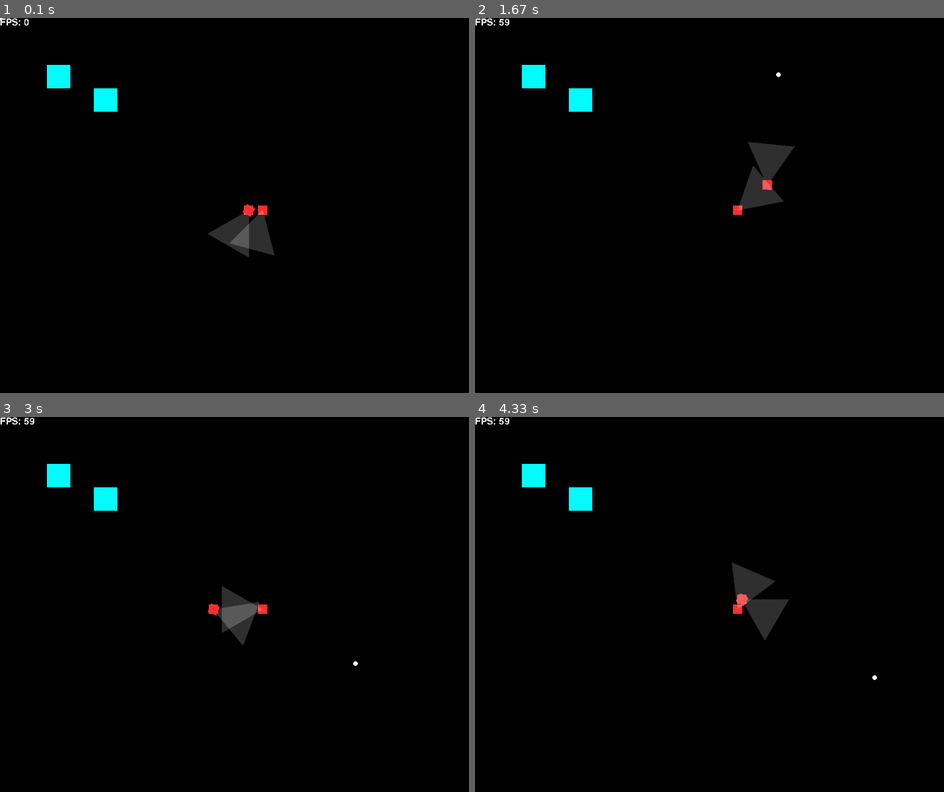
Above: before the commit, frames 1-4 (two rows, left to right).
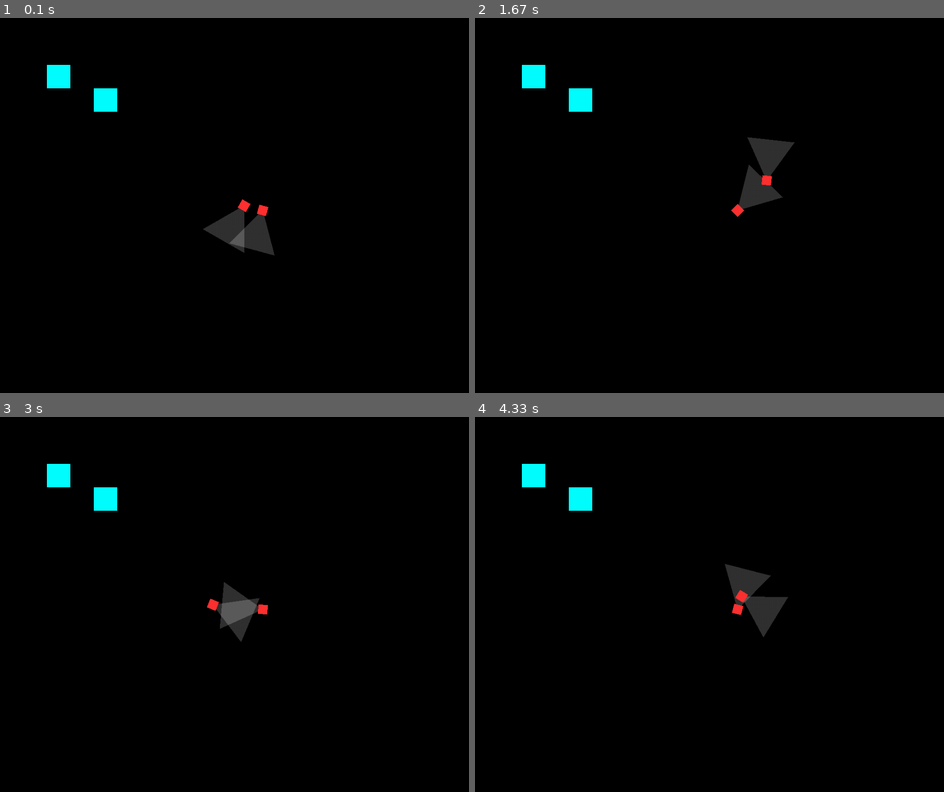
Above: after the commit, the same moments.

Repository: slalomsquid/2DShooter
Game: pygame game, started from main.py
Two runs of this game, one before a commit and one after it. Both use one fixed random seed, a clock stepped at 60 frames per second and the inputs below.
Inputs (mouse positions are in pixels of both pictures, inside the frame that each line leads up to):
- Up to frame 1 (0.1 s): no input
- Up to frame 2 (1.67 s): hold Right 0.33-0.8 s; move the mouse to (690, 220) at 0.37 s; hold Up 0.83-1.13 s; move the mouse to (596, 209) at 0.87 s; hold Right 1.17-1.63 s; move the mouse to (779, 74) at 1.2 s
- Up to frame 3 (3 s): hold Left 1.67-2.2 s; move the mouse to (243, 477) at 1.7 s; hold Down 2.23-2.53 s; move the mouse to (239, 645) at 2.27 s; hold Left 2.57-2.97 s; move the mouse to (356, 664) at 2.6 s
- Up to frame 4 (4.33 s): hold Up 3-3.37 s; move the mouse to (831, 570) at 3.03 s; hold Right 3.4-4.03 s; move the mouse to (878, 574) at 3.43 s; hold Down from 4.07 s (still down); move the mouse to (873, 675) at 4.1 s

The runs differ from the first frame. In frame 1, 0.5% of the frame differs, in the area x 0-58%, y 0-64%; in frame 2, 0.5%, in the area x 0-69%, y 0-54%; in frame 3, 0.5%; in frame 4, 0.5%.

Commit message:
Render refactor
removed draw function in main loop in preference of individual draw calls, added walrus statements (:=) to check if surface exists

Diff:
--- /dev/null
+++ b/block.py
@@ -0,0 +1,21 @@
+from pygameUtils import *
+import constants
+
+class Block():
+    def __init__(self, x, y, size_x, size_y, color=(0, 255, 255), texture=None):
+        super().__init__()
+        self.rect = pygame.Rect(x, y, size_x, size_y)
+        self.size_x = size_x
+        self.size_y = size_y
+        self.color = color
+        self.texture = texture
+
+    def draw(self, offset_x, offset_y):
+
+        surface = pygame.Surface((constants.WIDTH, constants.HEIGHT), pygame.SRCALPHA)
+
+        draw_rect = pygame.Rect(self.rect.x - offset_x, self.rect.y - offset_y, self.rect.width, self.rect.height)
+
+        pygame.draw.rect(surface, self.color, draw_rect)
+
+        return surface
--- a/bullet.py
+++ b/bullet.py
@@ -5,35 +5,35 @@
     def __init__(self, x, y, rotation, radius, color=(255, 255, 0), texture=None, velocity=300):
         super().__init__()
         self.rect = pygame.Rect(x, y, radius * 2, radius * 2)
-        self.x = self.rect.centerx
-        self.y = self.rect.centery
+        self.rect.center = (x, y)
+        self.x = x
+        self.y = y
         self.radius = radius
         self.color = color
         self.texture = texture
-        self.speed = velocity
+        self.velocity = velocity
         self.rotation = rotation
-        self.alive = True
 
-    def update_pos(self, rectangle_dictionary, delta_time):
-        self.x, self.y = move_at_angle(np.array([self.x, self.y]), self.rotation, self.speed * delta_time)
+    def process(self, delta_time):
+        self.x, self.y = move_at_angle(np.array([self.x, self.y]), self.rotation, self.velocity * delta_time)
         self.rect.center = (self.x, self.y)
         # Use 1 to invert the values because rect cannot be hashed but object can
-        hit_rect = self.rect.collidedict(rectangle_dictionary, 1)
-        if hit_rect:
-                # hit_rect[1] is the rect, hit_rect[0] is the object
-                self.alive = False
-                hit_object = hit_rect[0]
-                hit_method = getattr(hit_object, "hit", None)
-                if hit_method and callable(hit_method):
-                    hit_method(self.velocity)
-    def draw(self, offset_x, offset_y, screen):
-        draw_rect = pygame.Rect(
-        self.rect.x - offset_x,
-        self.rect.y - offset_y,
-        self.rect.width,
-        self.rect.height
-    )
-        pygame.draw.rect(screen, self.color, draw_rect)
+        # hit_rect = self.rect.collidedict(rectangle_dictionary, 1)
+        # if hit_rect:
+        #         # hit_rect[1] is the rect, hit_rect[0] is the object
+        #         self.alive = False
+        #         hit_object = hit_rect[0]
+        #         hit_method = getattr(hit_object, "hit", None)
+        #         if hit_method and callable(hit_method):
+        #             hit_method(self.velocity)
+
+    def draw(self, offset_x, offset_y):
+
+        surface = pygame.Surface((constants.WIDTH, constants.HEIGHT), pygame.SRCALPHA)
+
+        pygame.draw.circle(surface, self.color, (self.x - offset_x, self.y - offset_y), self.radius)
+
+        return surface
 
 if __name__ == "__main__":
     print("This is a utility file, not meant to be run directly")
--- a/enemy.py
+++ b/enemy.py
@@ -24,6 +24,15 @@
         self.rotation = move_towards_angle(self.rotation, self.target_rotation, self.max_rotation_speed * delta_time)
         # self.rotation = lerp_angle(self.rotation, self.target_rotation, delta_time*2)
 
+    def hit(self, damage):
+        print("Hit")
+        # self.health -= damage
+        # if self.health <= 0:
+        #     # Handle enemy death (e.g., remove from game, play animation, etc.)
+        #     pass
+
+    def draw(self, offset_x, offset_y):
+
         # Create temporary overlay to allow transparency
         surface = pygame.Surface((constants.WIDTH, constants.HEIGHT), pygame.SRCALPHA)
 
@@ -33,9 +42,10 @@
 
         pygame.draw.polygon(surface, (255, 255, 255, 50), poly)
 
+        draw_rotated_rect(surface, self.color, (self.x - self.size_x//2 - offset_x, self.y - self.size_y//2 - offset_y, self.size_x, self.size_y), self.rotation, (self.x, self.y))
+
         return surface
 
-    def draw(self, screen, offset_x, offset_y):
         draw_rect = pygame.Rect(
         self.rect.x - offset_x,
         self.rect.y - offset_y,
--- a/main.py
+++ b/main.py
@@ -4,6 +4,7 @@
 from player import Player
 from enemy import Enemy
 from bullet import Bullet
+from block import Block
 
 pygame.init()
 clock = pygame.time.Clock()
@@ -11,48 +12,6 @@
 SCREEN = pygame.display.set_mode((constants.WIDTH, constants.HEIGHT))
 pygame.display.set_caption("Platformer Example")
 
-class Block():
-    def __init__(self, x, y, size_x, size_y, color=(0, 255, 255), texture=None):
-        super().__init__()
-        self.rect = pygame.Rect(x, y, size_x, size_y)
-        self.size_x = size_x
-        self.size_y = size_y
-        self.color = color
-        self.texture = texture
-
-    def draw(self, offset_x, offset_y):
-        draw_rect = pygame.Rect(
-        self.rect.x - offset_x,
-        self.rect.y - offset_y,
-        self.rect.width,
-        self.rect.height
-    )
-        pygame.draw.rect(SCREEN, self.color, draw_rect)
-
-
-def draw(player_surface, blocks, enemy_surfaces, mouse_pos, bullets, player, enemies, offset_x, offset_y):
-    SCREEN.fill((0, 0, 0))
-    for block in blocks:
-        block.draw(offset_x, offset_y)
-
-    player.draw(SCREEN, offset_x, offset_y)
-
-    for enemy in enemies:
-        enemy.draw(SCREEN, offset_x, offset_y)
-
-    SCREEN.blit(player_surface, (0, 0))
-
-    for enemy_surface in enemy_surfaces:
-        SCREEN.blit(enemy_surface, (0, 0))
-
-    for bullet in bullets:
-        bullet.draw(offset_x, offset_y, SCREEN)
-
-    pygame.draw.circle(SCREEN, (255, 255, 255), mouse_pos, 5)
-
-    render_text(f"FPS: {int(clock.get_fps())}", (0, 0), constants.WHITE, SCREEN, size=30)
-
-    pygame.display.update()
 
 def main():
     offset_x = 0
@@ -89,7 +48,7 @@
                     player.handle_mouse(mouse_pos, mouse_rel, delta_time)
                 case pygame.KEYDOWN:
                     if event.key == pygame.K_SPACE:
-                        bullet = Bullet(player.x, player.y, player.rotation, 5)
+                        bullet = Bullet(player.rect.centerx, player.rect.centery, player.rotation, 5)
                         bullets.append(bullet)
 
         # Input handling
@@ -101,35 +60,54 @@
 
         # Frame process logic
 
-        player_surface = player.process(mouse_pos, mouse_rel, delta_time, offset_x, offset_y)
-        enemy_surfaces = []
-
         for enemy in enemies:
-            tmp_surface = enemy.process((player.x, player.y), delta_time, offset_x, offset_y)
-            if tmp_surface:
-                enemy_surfaces.append(tmp_surface)
-
-        if ((player.rect.right - offset_x >= constants.WIDTH - scroll_area_width) and player.x_vel > 0 ) or ((player.rect.left - offset_x <= scroll_area_width) and player.x_vel < 0):
-            offset_x += player.x_vel
-        if ((player.rect.top - offset_y >= constants.HEIGHT - scroll_area_width) and player.y_vel > 0 ) or ((player.rect.bottom - offset_y <= scroll_area_width) and player.y_vel < 0):
-            offset_y += player.y_vel
-
+            enemy.process((player.x, player.y), delta_time, offset_x, offset_y)
 
         rect_map = {obj: obj.rect for obj in (blocks + enemies)}
 
         player.handle_movement(keys, delta_time, rect_map)
         player.sync_player()
 
+        player.process(mouse_pos, mouse_rel, offset_x, offset_y, delta_time=delta_time)
+
+        for bullet in bullets[:]:
+            bullet.process(delta_time)
+            hit_rect = bullet.rect.collidedict(rect_map, 1)
+            if hit_rect:
+                    # hit_rect[1] is the rect, hit_rect[0] is the object
+                    hit_object = hit_rect[0]
+                    hit_method = getattr(hit_object, "hit", None)
+                    if hit_method and callable(hit_method):
+                        hit_method(bullet.velocity)
+                    # Delete on collision
+                    bullets.remove(bullet)
+
         # Render logic
 
-        for bullet in bullets:
-            bullet.update_pos(rect_map, delta_time)
-            if bullet.alive == False:
-                bullets.remove(bullet)
+        SCREEN.fill((0, 0, 0))
 
-        draw(player_surface, blocks, enemy_surfaces, mouse_pos, bullets, player, enemies, offset_x, offset_y)
+        surfaces = []
 
+        for block in blocks:
+            if (new_surf := block.draw(offset_x, offset_y)):
+                surfaces.append(new_surf)
 
+        for enemy in enemies:
+            if (new_surf := enemy.draw(offset_x, offset_y)):
+                surfaces.append(new_surf)
+
+        if (new_surf := player.draw(offset_x, offset_y)):
+            surfaces.append(new_surf)
+
+        for bullet in bullets[:]:
+            if (new_surf := bullet.draw(delta_time)):
+                surfaces.append(new_surf)
+
+        for surface in surfaces:
+            if surface:
+                SCREEN.blit(surface, (0, 0))
+
+        pygame.display.update()
 
 if __name__ == "__main__":
     main()
--- a/player.py
+++ b/player.py
@@ -6,8 +6,9 @@
     def __init__(self, x, y, size_x, size_y, color=(255, 50, 50), texture=None, speed=200):
         super().__init__()
         self.rect = pygame.Rect(x, y, size_x, size_y)
-        self.x = self.rect.centerx
-        self.y = self.rect.centery
+        self.rect.center = (x, y)
+        self.x = x
+        self.y = y
         self.size_x = size_x
         self.size_y = size_y
         self.color = color
@@ -80,7 +81,7 @@
         # self.rotation = move_towards_angle(self.rotation, self.target_rotation, self.max_rotation_speed * delta_time)
         # # self.rotation = lerp_angle(self.rotation, self.target_rotation, delta_time*2)
 
-    def process(self, mouse_pos, mouse_rel, delta_time, offset_x, offset_y):
+    def process(self, mouse_pos, mouse_rel, offset_x, offset_y, delta_time):
         self.target_rotation = vector_to_angle(np.array(mouse_pos) - np.array([self.x, self.y]))
         self.rotation = move_towards_angle(self.rotation, self.target_rotation, self.max_rotation_speed * delta_time)
         # self.rotation = lerp_angle(self.rotation, self.target_rotation, delta_time*2)
@@ -92,6 +93,9 @@
         view_right_strafe = angle_to_vector(view_right)
 
         # Create temporary overlay to allow transparency
+
+    def draw(self, offset_x, offset_y):
+
         surface = pygame.Surface((constants.WIDTH, constants.HEIGHT), pygame.SRCALPHA)
 
         poly = create_view_cone_polygon(self)
@@ -100,18 +104,9 @@
 
         pygame.draw.polygon(surface, (255, 255, 255, 50), poly)
 
-        draw_rotated_rect(surface, self.color, (self.x - self.size_x//2, self.y - self.size_y//2, self.size_x, self.size_y), self.rotation, (self.x, self.y))
+        draw_rotated_rect(surface, self.color, (self.x - self.size_x//2 - offset_x, self.y - self.size_y//2 - offset_y, self.size_x, self.size_y), self.rotation, (self.x, self.y))
 
         return surface
-
-    def draw(self, screen, offset_x, offset_y):
-        draw_rect = pygame.Rect(
-        self.rect.x - offset_x,
-        self.rect.y - offset_y,
-        self.rect.width,
-        self.rect.height
-    )
-        pygame.draw.rect(screen, self.color, draw_rect)
 
     def sync_player(self):
         self.x = self.rect.centerx
